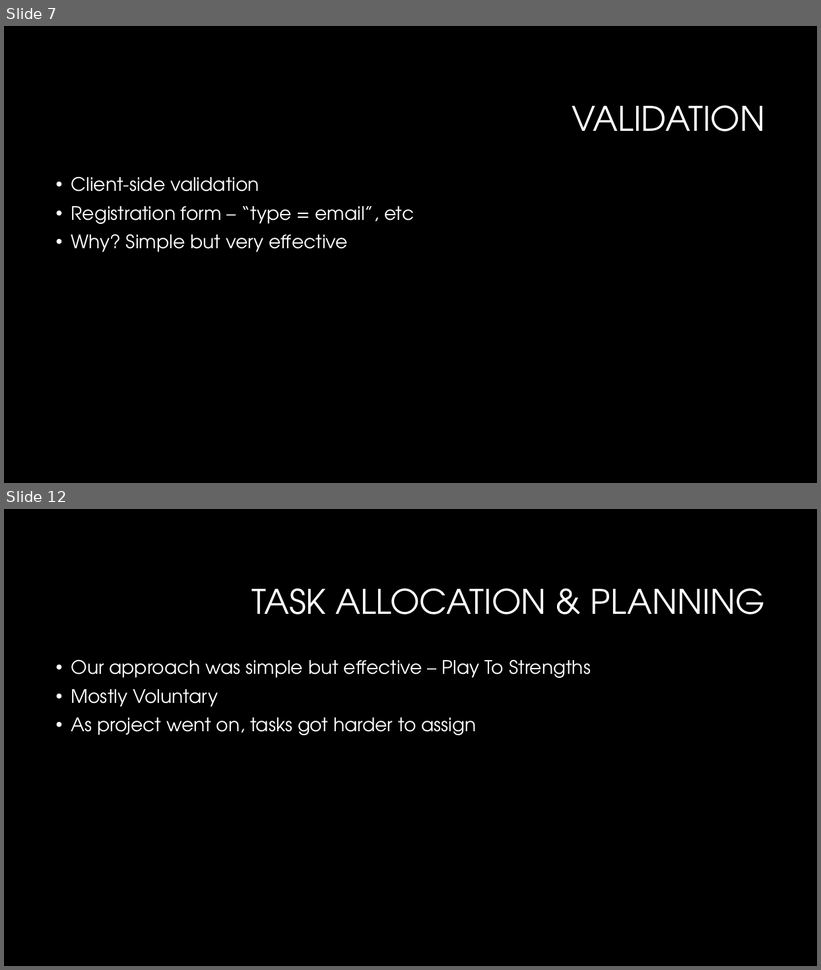
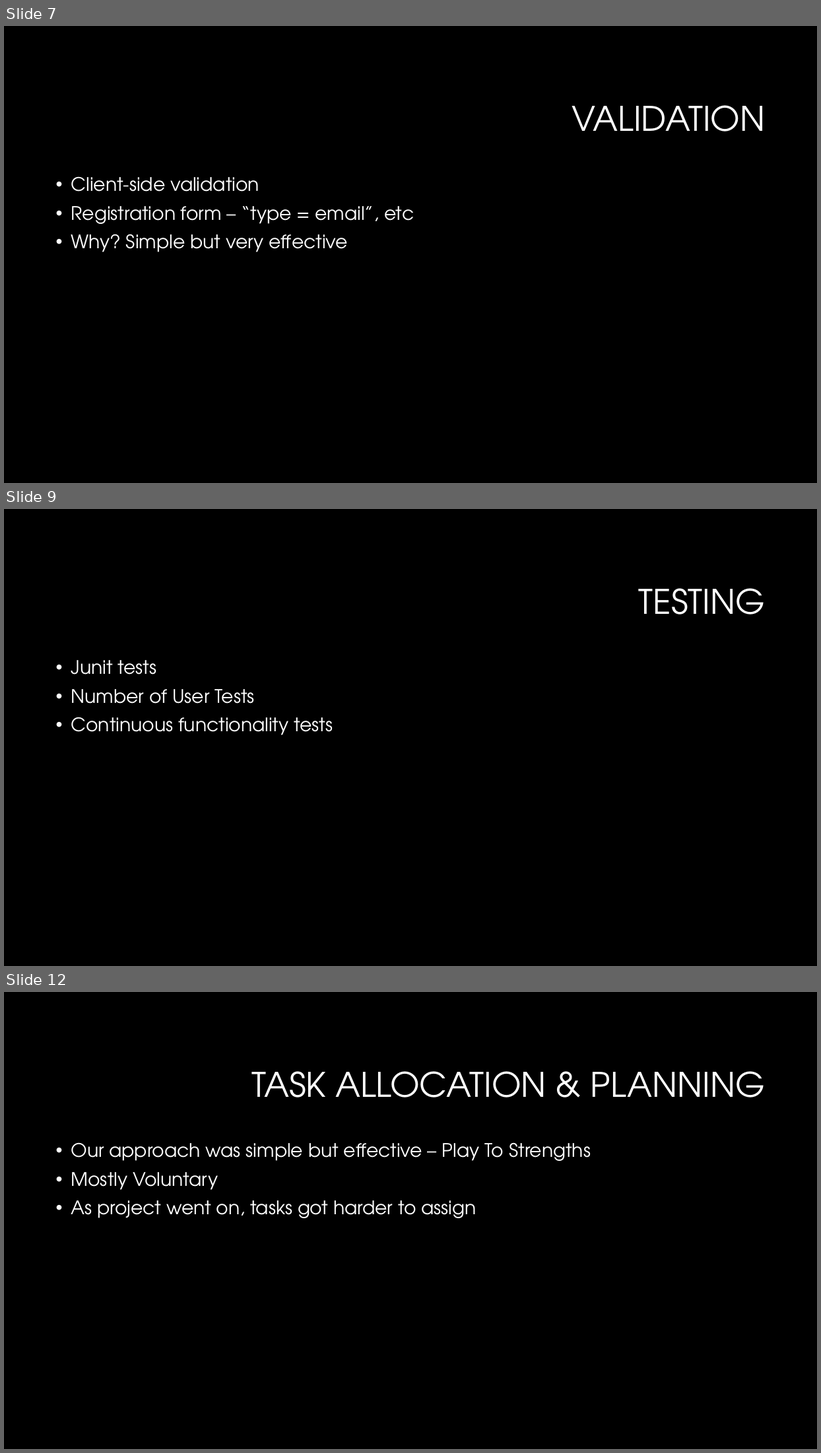
Before and after one commit to Con98/TheSongDb, a slide deck: TheSongDbSite/The Songdb.pptx. Shown one above the other, each under a label of ours: slides 7 and 12 before the commit, slides 7, 9 and 12 after it; the slides between them are not shown. The pictures are 821x970 and 821x1453 pixels, drawn with LibreOffice and Linux fonts; fonts in the diff are those of the drawing; background and template pictures are left out. Boxes give left, top, right and bottom in pixels: in the first picture for what was removed or moved away, otherwise in the second. Text is boxed around its words. In the diff, an @@ line names an element or a change of style, - is before the commit and + after.

```diff
--- a/TheSongDbSite/The Songdb.pptx
+++ b/TheSongDbSite/The Songdb.pptx
@@ slide 9 added at [4,509,817,966], background #000000 @@
@@ title added at [639,588,765,615], 40 pt, text #FFFFFF @@
+TESTING
@@ text added at [71,660,333,735], 22 pt, text #FFFFFF @@
+• Junit tests
+• Number of User Tests
+• Continuous functionality tests
```
Also in this commit, not shown: 6 slides changed, 1 other slide added, 2 slides removed.
